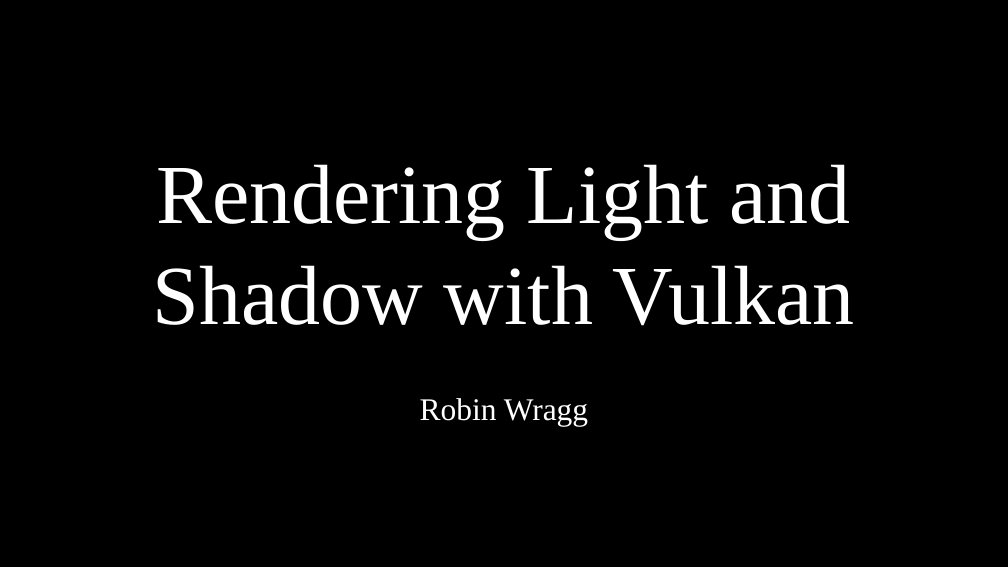
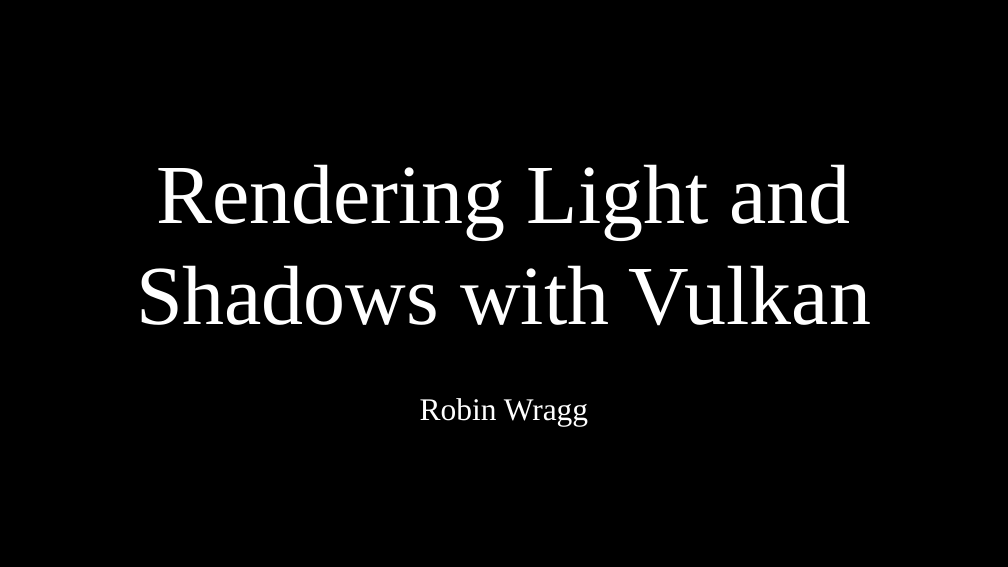
Before and after one commit to RobinWragg/LightAndShadowsInVulkan, a slide deck: slide 2 of proposal.pptx. Drawn at 1008x567 pixels with LibreOffice and Linux fonts; fonts in the diff are those of the drawing; background and template pictures are left out. Boxes give left, top, right and bottom in pixels: in the first picture for what was removed or moved away, otherwise in the second. Text is boxed around its words. In the diff, an @@ line names an element or a change of style, - is before the commit and + after.

```diff
--- a/proposal.pptx
+++ b/proposal.pptx
@@ text at (136,164,871,326): text changed @@
-Rendering Light and Shadow with Vulkan
+Rendering Light and Shadows with Vulkan
```
Also in this commit, not shown: 1 other slide changed, 3 slides added, 1 slide removed, 1 other file.
